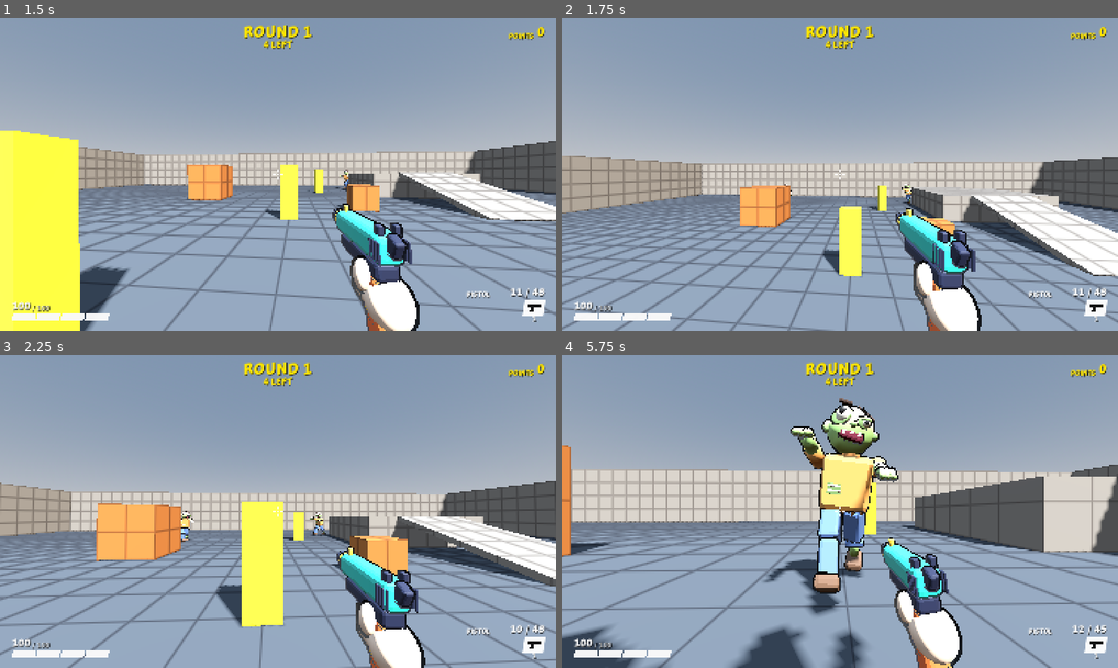
Above: before the commit, frames 1-4 (two rows, left to right).
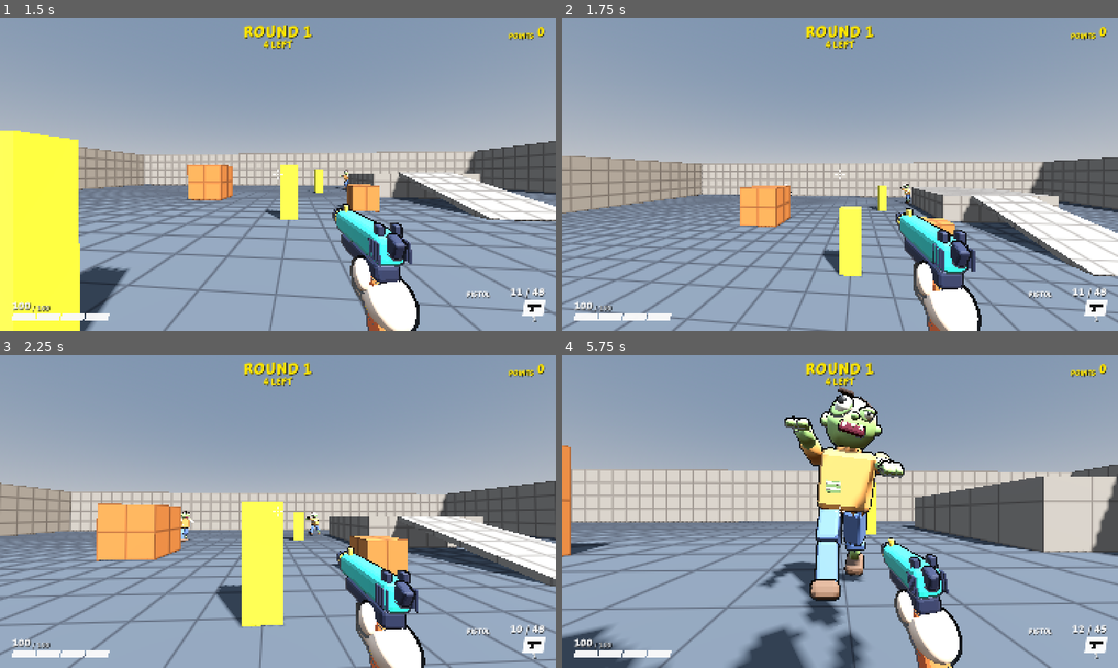
Above: after the commit, the same moments.

Repository: juanakajuan/zombie-survival-fps
Game: Godot game, scene res://levels/test_range.tscn
Same seed, same stepped clock (60 frames per second), same inputs: the game is played once before the commit and once after it. This scene is started directly instead of the project's main scene.
Inputs (mouse positions are in pixels of both pictures, inside the frame that each line leads up to):
- Up to frame 1 (1.5 s): tap Enter (restart) at 0.5 s; move the mouse to (305, 174) at 0.52 s; hold Right mouse button (aim) 0.53-1.28 s; hold W (move_forward) from 0.53 s (still down); click (305, 174) at 0.67 s; tap Space (jump) at 0.77, 1.07 s; move the mouse to (250, 174) at 1.27 s; tap Ctrl (crouch) at 1.35 s
- Up to frame 2 (1.75 s): keep holding W (move_forward); tap Space (jump) at 1.52 s
- Up to frame 3 (2.25 s): keep holding W (move_forward); tap Space (jump) at 1.82 s; move the mouse to (289, 505) at 2.02 s; press the mouse at (289, 505) at 2.03 s
- Up to frame 4 (5.75 s): keep holding W (move_forward); move the mouse to (834, 517) at 2.77 s; release the mouse at (834, 517) at 2.78 s; tap E (interact) at 2.85 s; click (834, 517) at 2.92 s; tap Space (jump) at 3.02, 3.32, 3.77, 4.07, 4.52, 4.82 s; move the mouse to (878, 514) at 3.52 s; hold Shift (sprint) 3.53-4.28 s; tap R (reload) at 4.15 s; move the mouse to (795, 508) at 4.27 s; right-click (795, 508) at 4.35 s; move the mouse to (845, 511) at 5.02 s; hold Ctrl (crouch) from 5.03 s (still down); click (845, 511) at 5.17 s

Frame 1 is identical in both runs. In frame 2, less than 0.1% of the frame differs, in the area x 40-63%, y 53-60%; in frame 3, 0.2%; in frame 4, 4.8%, in the area x 35-62%, y 10-88%.

Commit message:
feat: place an ammo station in the test range and the compound

Diff:
--- a/levels/compound.tscn
+++ b/levels/compound.tscn
@@ -7,6 +7,7 @@
 [ext_resource type="Resource" path="res://rounds/round_settings.tres" id="6_settings"]
 [ext_resource type="Script" path="res://levels/level.gd" id="7_level"]
 [ext_resource type="PackedScene" path="res://game_over/game_over.tscn" id="8_game_over"]
+[ext_resource type="PackedScene" path="res://economy/buy_station.tscn" id="9_station"]
 
 [sub_resource type="NavigationMesh" id="navigation_mesh"]
 geometry_parsed_geometry_type = 1
@@ -470,3 +471,6 @@
 [node name="GameOver" parent="." node_paths=PackedStringArray("player", "round_manager") instance=ExtResource("8_game_over")]
 player = NodePath("../Player")
 round_manager = NodePath("../RoundManager")
+
+[node name="AmmoStation" parent="." instance=ExtResource("9_station")]
+position = Vector3(8, 0, 16)
--- a/levels/test_range.tscn
+++ b/levels/test_range.tscn
@@ -8,6 +8,7 @@
 [ext_resource type="Resource" path="res://rounds/round_settings.tres" id="6_settings"]
 [ext_resource type="Script" path="res://levels/level.gd" id="7_level"]
 [ext_resource type="PackedScene" path="res://game_over/game_over.tscn" id="8_game_over"]
+[ext_resource type="PackedScene" path="res://economy/buy_station.tscn" id="9_station"]
 
 [sub_resource type="NavigationMesh" id="navigation_mesh"]
 geometry_parsed_geometry_type = 1
@@ -163,3 +164,6 @@
 [node name="GameOver" parent="." node_paths=PackedStringArray("player", "round_manager") instance=ExtResource("8_game_over")]
 player = NodePath("../Player")
 round_manager = NodePath("../RoundManager")
+
+[node name="AmmoStation" parent="." instance=ExtResource("9_station")]
+position = Vector3(4, 0, 6)
--- a/tests/levels/test_compound.gd
+++ b/tests/levels/test_compound.gd
@@ -31,6 +31,16 @@
 	await run_seconds(5.0)
 
 
+func test_the_level_has_a_buy_station_that_sells_ammo_near_the_player_start() -> void:
+	var level := await spawn_level(null, COMPOUND_SCENE)
+	var stations := stations_in(level)
+	assert_eq(stations.size(), 1, "one buy station")
+	if stations.size() == 1:
+		assert_true(stations[0].item is AmmoItem, "it sells ammo")
+		var player := level.get_node("Player") as Player
+		assert_true(stations[0].global_position.distance_to(player.global_position) < 10.0, "it is in the yard near the start")
+
+
 func _assert_walks_up_the_ramp_from(foot: Vector3, floor_name: String) -> void:
 	var level := await spawn_level(null, COMPOUND_SCENE)
 	var player := level.get_node("Player") as Player
--- a/tests/levels/test_test_range.gd
+++ b/tests/levels/test_test_range.gd
@@ -26,3 +26,10 @@
 func _distance_to_navmesh(map: RID, at: Vector3) -> float:
 	var closest := NavigationServer3D.map_get_closest_point(map, at)
 	return Vector2(closest.x - at.x, closest.z - at.z).length()
+
+
+func test_the_level_has_a_buy_station_that_sells_ammo() -> void:
+	var level := await spawn_level()
+	var stations := stations_in(level)
+	assert_eq(stations.size(), 1, "one buy station")
+	assert_true(stations.size() == 1 and stations[0].item is AmmoItem, "it sells ammo")
--- a/tests/test_case.gd
+++ b/tests/test_case.gd
@@ -84,6 +84,14 @@
 	return station
 
 
+func stations_in(level: Level) -> Array[BuyStation]:
+	var found: Array[BuyStation] = []
+	for node: Node in level.find_children("*", "StaticBody3D", true, false):
+		if node is BuyStation:
+			found.append(node as BuyStation)
+	return found
+
+
 ## Turns the player's view to `point` with one mouse motion, as the driver's aim does.
 func look_at_point(player: Player, point: Vector3) -> void:
 	var to_point := point - player.head.global_position
